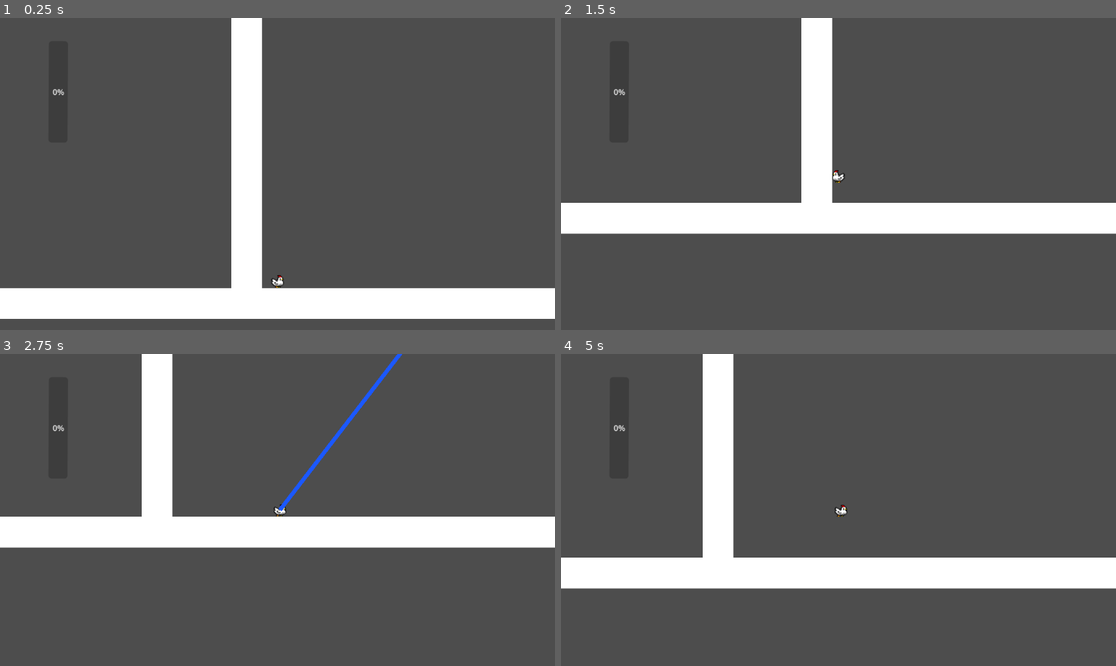
Above: before the commit, frames 1-4 (two rows, left to right).
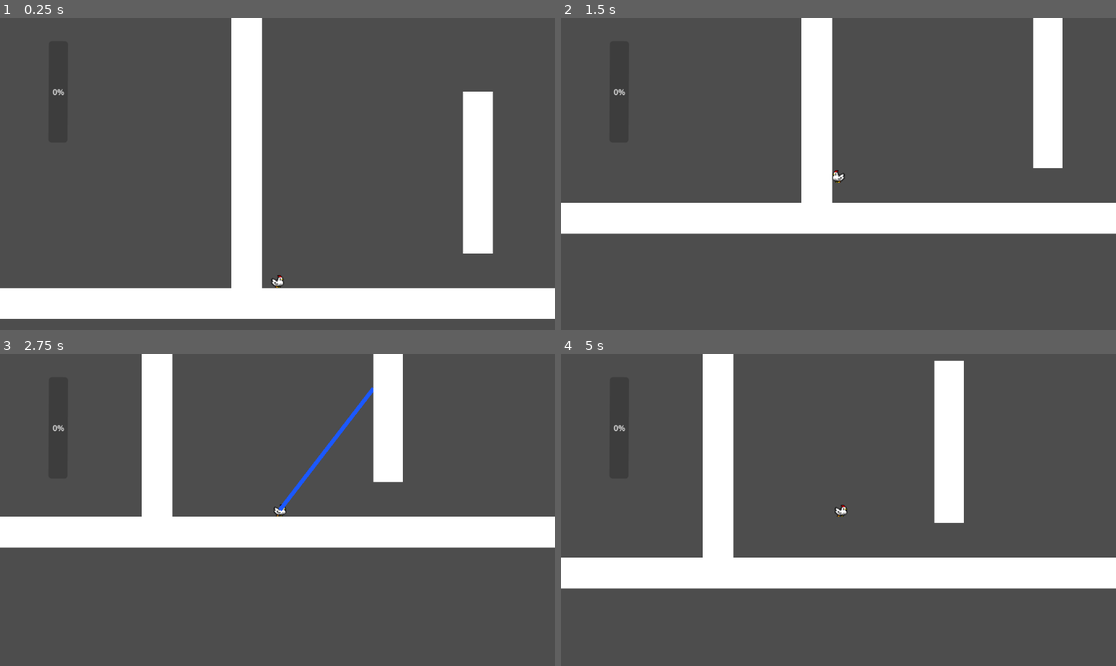
Above: after the commit, the same moments.

Repository: mgi-dev/size-them-up
Game: Godot game, scene res://scenes/levels/base_level.tscn
Same seed, same stepped clock (60 frames per second), same inputs: the game is played once before the commit and once after it.
Inputs (mouse positions are in pixels of both pictures, inside the frame that each line leads up to):
- Up to frame 1 (0.25 s): no input
- Up to frame 2 (1.5 s): move the mouse to (960, 158) at 0.52 s; hold Right mouse button (size_down) 0.53-1.28 s; hold A (player_move_right) from 0.53 s (still down); tap Space (player_jump) at 0.77 s; move the mouse to (727, 189) at 1.27 s; click (727, 189) at 1.35 s
- Up to frame 3 (2.75 s): tap Space (player_jump) at 1.52 s; tap Enter at 2 s; move the mouse to (333, 441) at 2.02 s; release A (player_move_right) at 2.03 s; hold D (player_move_left) from 2.03 s (still down); hold Right mouse button (size_down) from 2.03 s (still down)
- Up to frame 4 (5 s): move the mouse to (810, 572) at 2.77 s; release D (player_move_left) at 2.78 s; release Right mouse button (size_down) at 2.78 s; hold A (player_move_right) 2.78-4.28 s; click (810, 572) at 2.85 s; tap Space (player_jump) at 3.02, 3.77, 4.52 s; move the mouse to (1005, 556) at 3.52 s; hold Right mouse button (size_down) 3.53-4.28 s; move the mouse to (672, 463) at 4.27 s; hold D (player_move_left) from 4.28 s (still down); click (672, 463) at 4.35 s

The runs differ from the first frame. In frame 1, 2.9% of the frame differs, in the area x 83-89%, y 23-76%; in frame 2, 2.6%; in frame 3, 2.2%; in frame 4, 2.8%.

Commit message:
add greyblocs

Diff:
--- /dev/null
+++ b/scenes/landscape/GreyBloc.tscn
@@ -0,0 +1,12 @@
+[gd_scene format=3 uid="uid://dolyu31t53k65"]
+
+[sub_resource type="RectangleShape2D" id="RectangleShape2D_eypxk"]
+size = Vector2(384, 384)
+
+[node name="GreyBloc" type="StaticBody2D" unique_id=555845978]
+
+[node name="Polygon2D" type="Polygon2D" parent="." unique_id=401184407]
+polygon = PackedVector2Array(-192, -192, 192, -192, 192, 192, -192, 192)
+
+[node name="CollisionShape2D" type="CollisionShape2D" parent="." unique_id=1763942668]
+shape = SubResource("RectangleShape2D_eypxk")
--- a/scenes/levels/base_level.tscn
+++ b/scenes/levels/base_level.tscn
@@ -4,6 +4,7 @@
 [ext_resource type="Script" uid="uid://bhob24jboj3e1" path="res://scenes/levels/base_level.gd" id="1_ukglk"]
 [ext_resource type="PackedScene" uid="uid://cjenegqkyul3s" path="res://scenes/ui/camera/camera.tscn" id="2_uk53i"]
 [ext_resource type="PackedScene" uid="uid://cdtat8xupelfn" path="res://scenes/ui/size_gauge/size_gauge.tscn" id="4_wwrw0"]
+[ext_resource type="PackedScene" uid="uid://dolyu31t53k65" path="res://scenes/landscape/GreyBloc.tscn" id="5_o1chu"]
 
 [node name="BaseLevel" type="Node2D" unique_id=1818539085]
 script = ExtResource("1_ukglk")
@@ -38,3 +39,7 @@
 
 [node name="Player" parent="." unique_id=217472232 instance=ExtResource("1_md458")]
 position = Vector2(32, 624)
+
+[node name="GreyBloc" parent="." unique_id=1500970773 instance=ExtResource("5_o1chu")]
+position = Vector2(448, 400)
+scale = Vector2(0.15902889, 0.8763151)
